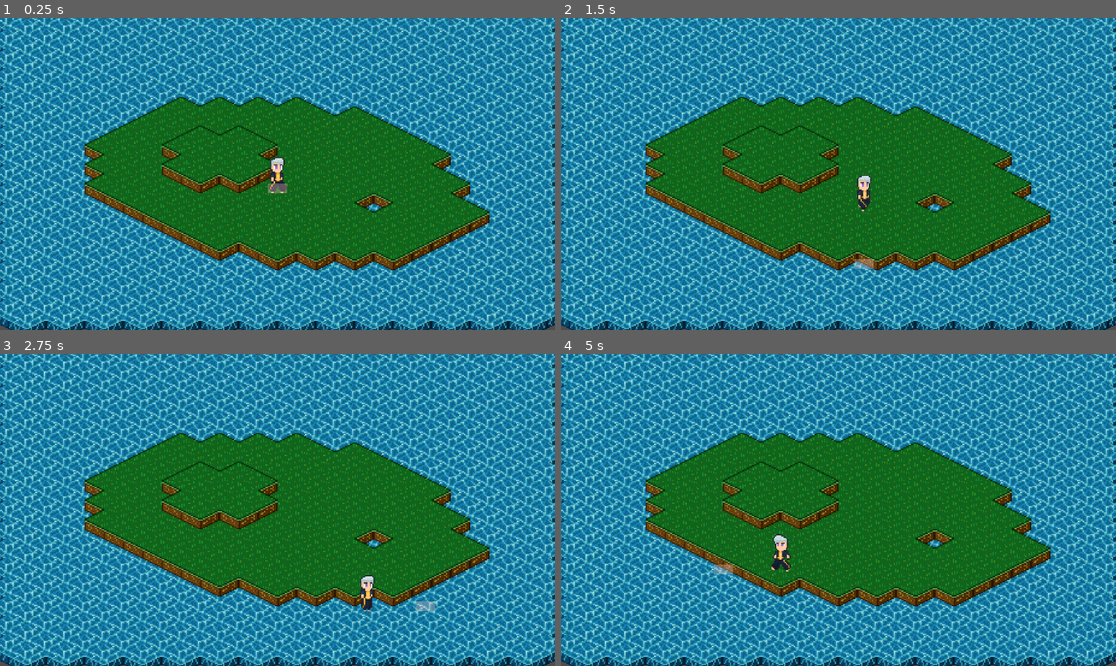
Above: before the commit, frames 1-4 (two rows, left to right).
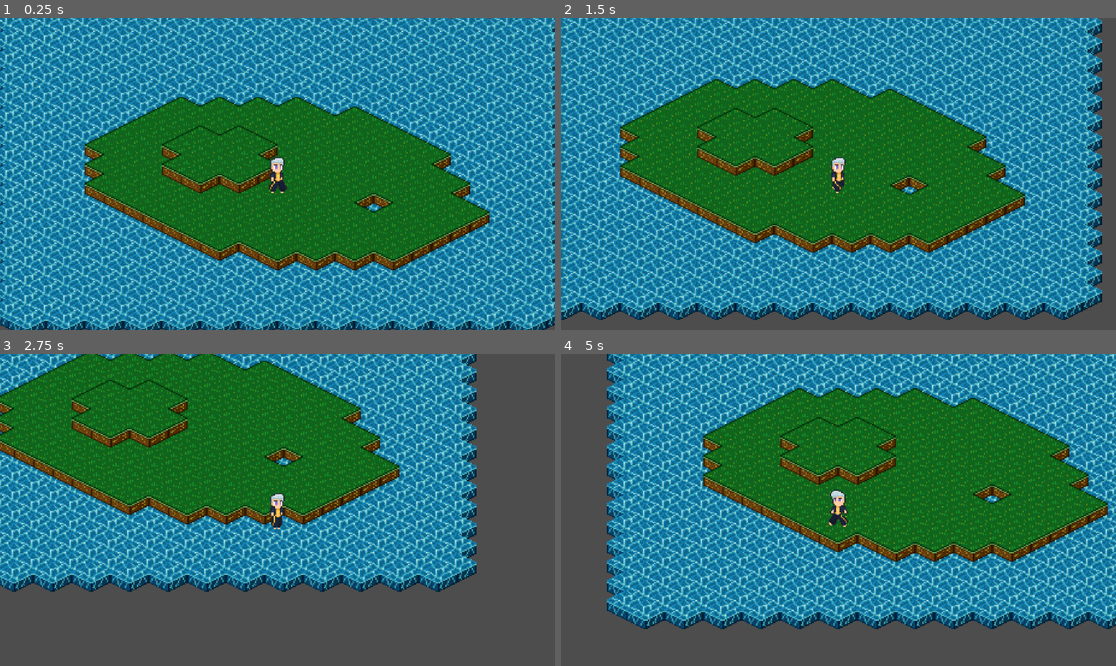
Above: after the commit, the same moments.

Repository: antth-Luca/godot-Celestia
Game: Godot game, scene res://components/levels/world.tscn
The game is run twice, just before and just after one commit, with the same random seed, the same clock (stepped at 60 frames per second) and the same inputs.
Inputs:
- Up to frame 1 (0.25 s): no input
- Up to frame 2 (1.5 s): tap Enter (ui_accept) at 0.5, 0.77 s; hold Right (ui_right) 0.53-1.28 s; hold Down (ui_down) from 1.28 s (still down)
- Up to frame 3 (2.75 s): tap Enter (ui_accept) at 1.52 s; release Down (ui_down) at 2.03 s; hold Right (ui_right) from 2.03 s (still down)
- Up to frame 4 (5 s): release Right (ui_right) at 2.78 s; hold Up (ui_up) 2.78-3.53 s; tap Enter (ui_accept) at 3.02, 3.77, 4.52 s; hold Left (ui_left) from 3.53 s (still down)

The runs differ from the first frame. In frame 1, 0.1% of the frame differs, in the area x 48-52%, y 53-57%; in frame 2, 67%; in frame 3, 88%, in the area x 0-100%, y 0-100%; in frame 4, 81%.

Commit message:
Remoção do retângulo previsor de pulo

Diff:
--- a/game/Celestia/components/actors/player.gd
+++ b/game/Celestia/components/actors/player.gd
@@ -9,7 +9,6 @@
 @onready var TEXTURE = $Texture as Sprite2D
 @onready var ANIMATION = $AnimationPlayer as AnimationPlayer
 @onready var WALL_COLLISIONS = $WallCollision as CollisionShape2D
-@onready var RECT_TARGET_CELL = $TargetCell as ColorRect
 
 const SPEED = 80.0
 const AIR_FRICTION = 0.5
@@ -54,7 +53,7 @@
 
 func set_target_cell() -> void:
 	target_cell = global_position + (velocity * 0.6)
-	RECT_TARGET_CELL.position = velocity * 0.6 + Vector2(-8, 8)
+	# RECT_TARGET_CELL.position = velocity * 0.6 + Vector2(-8, 8)
 
 
 func is_valid_cell() -> bool:
@@ -68,12 +67,9 @@
 
 func set_state() -> void:
 	var state = "idle"
-
 	if direction != Vector2.ZERO:
 		state = "walk"
-
 	if is_hurted:
 		state = "hurt"
-
 	if ANIMATION.current_animation != state:
 		ANIMATION.play(state)
--- a/game/Celestia/components/actors/player.tscn
+++ b/game/Celestia/components/actors/player.tscn
@@ -140,9 +140,7 @@
 rotation = 1.5708
 shape = SubResource("CapsuleShape2D_mjae0")
 
-[node name="TargetCell" type="ColorRect" parent="."]
-offset_left = -8.0
-offset_top = 10.0
-offset_right = 8.0
-offset_bottom = 18.0
-color = Color(1, 0.809945, 0.777408, 0.321569)
+[node name="Camera2D" type="Camera2D" parent="."]
+zoom = Vector2(2.5, 2.5)
+process_callback = 0
+limit_smoothed = true
--- a/game/Celestia/components/levels/world.tscn
+++ b/game/Celestia/components/levels/world.tscn
@@ -21,6 +21,3 @@
 [node name="Player" parent="." instance=ExtResource("1_i5x7m")]
 WATER_LAYER_PATH = NodePath("../Water")
 LAND_LAYER_PATH = NodePath("../Land1")
-
-[node name="Camera" type="Camera2D" parent="."]
-zoom = Vector2(2.5, 2.5)
